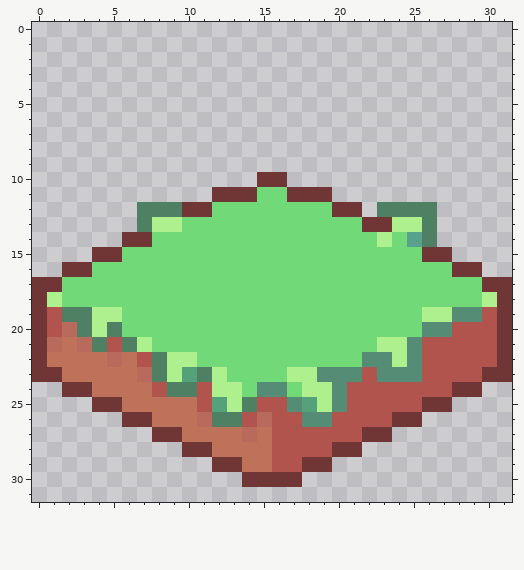
Two versions of one pixel-art sprite, Assets/Textures/Game Pieces/Tile.png. The picture above was drawn from the file before the commit.
The file is 32x32 pixels. The old version is drawn lined up with the new one.
Once edited:
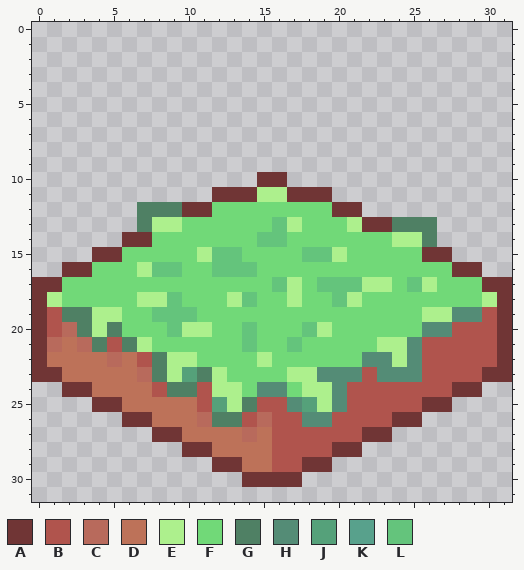
Palette (. is transparent): A #703535  B #b0544d  C #b86a5c  D #bd7259  E #adf08d  F #71d978  G #4f8064  H #548c76  J #55a17a  K #58a18c  L #64c47c
Changes in this commit:
whole drawing moved by +0,-1 (the old picture is shown already moved)
@@ x 0..31 @@
 10 ...............AA...............
-11 ............AAAFFAAA............
-12 .......GGGAAFFFFFFFFAA.GGGG.....
-13 .......GEEFFFFFFFFFFFFAAEEG.....
-14 ......AAFFFFFFFFFFFFFFFEFKG.....
-15 ....AAFFFFFFFFFFFFFFFFFFFFAA....
-16 ..AAFFFFFFFFFFFFFFFFFFFFFFFFAA..
-17 AAFFFFFFFFFFFFFFFFFFFFFFFFFFFFAA
-18 AEFFFFFFFFFFFFFFFFFFFFFFFFFFFFEA
-19 ABGGEEFFFFFFFFFFFFFFFFFFFFEEHHBA
-20 ABCGEGFFFFFFFFFFFFFFFFFFFFHHBBBA
-21 ACDCGBGEFFFFFFFFFFFFFFFEEHBBBBBA
-22 ADDDDCDBGEEFFFFFFFFFFFHHEHBBBBBA
+11 ............AAAEEAAA............
+12 .......GGGAAFFFFFFFFAA..........
+13 .......GEEFFFFFFLEFFFEAAGGG.....
+14 ......AAFFFFFFFLLFFFFFFFEEG.....
+15 ....AAFFFFFELLFFFFLLEFFFFFAA....
+16 ..AAFFFELLFFLLLFFFFFFFFFFFFFAA..
+17 AAFFFFFFFFFFFFFFLEFLLLEEFLEFFFAA
+18 AEFFFFFEELFFFELFFEFFLEFFFFFFFFEA
+19 ABGGEEFFLLLFFFFFFFFFFFFFFFEEHHBA
+20 ABCGEGFFFLEEFFLFFFLEFFFFFFHHBBBA
+21 ACDCGBGEFFFFFFLFFLFFFFFEEHBBBBBA
+22 ADDDDCDBGEEFFFFEFFFFFFHHEHBBBBBA
 23 AADDDDDCGEJGEFFFFEEHHHBHHHBBBBAA
